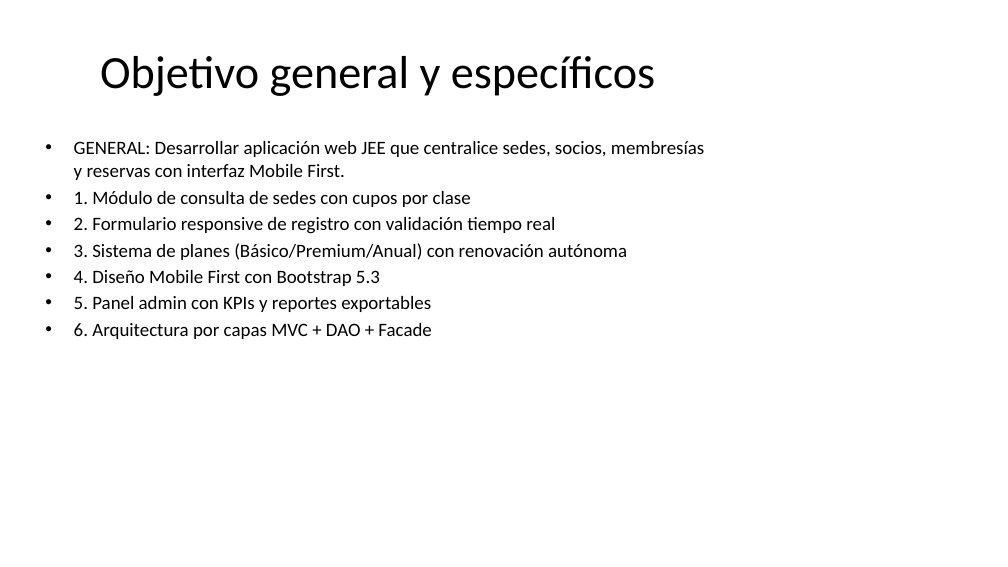
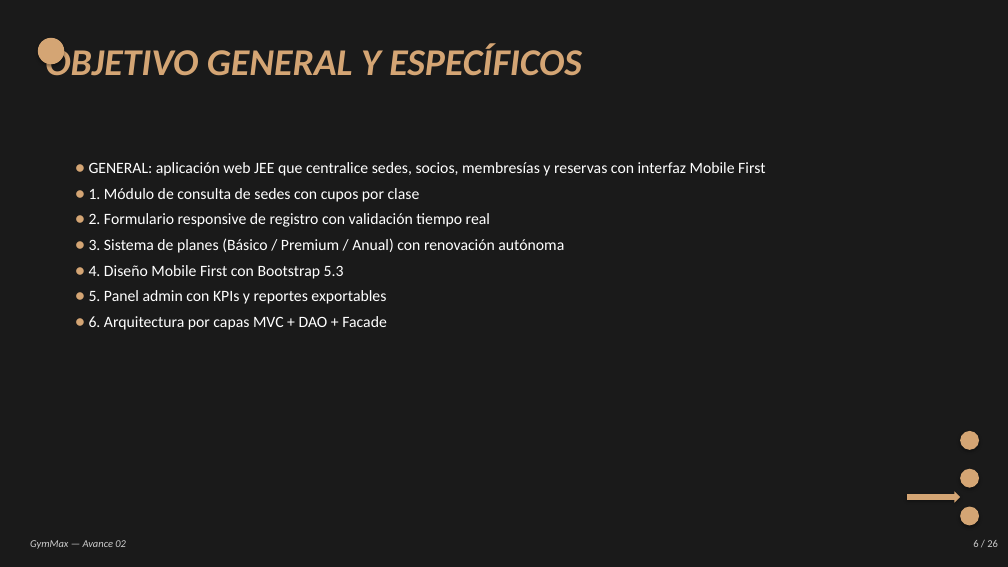
Before and after one commit to DPI9/gymmax-grupo3, a slide deck: slide 6 of Avance02/GymMax_Avance02.pptx. Drawn at 1008x567 pixels with LibreOffice and Linux fonts; fonts in the diff are those of the drawing. Boxes give left, top, right and bottom in pixels: in the first picture for what was removed or moved away, otherwise in the second. Text is boxed around its words. In the diff, an @@ line names an element or a change of style, - is before the commit and + after.

Commit message:
Mejorar PowerPoint con estilo visual del Avance 01 (fondo negro, beige, italic)

```diff
--- a/Avance02/GymMax_Avance02.pptx
+++ b/Avance02/GymMax_Avance02.pptx
@@ background #FFFFFF to #1A1A1A @@
@@ ellipse added at (38, 38, 64, 64), fill #D4A574 @@
@@ text at (45, 44, 582, 76): text changed; size 44 to 36 pt; text colour #000000 to #D4A574; bold on; italic on @@
-Objetivo general y específicos
+OBJETIVO GENERAL Y ESPECÍFICOS
@@ text "OBJETIVO GENERAL Y ESPECÍFICOS" at (45, 44, 582, 76): vertical alignment middle to top @@
@@ text at (89, 162, 765, 330): text changed; size 18 to 15 pt; text colour #000000 to #FFFFFF @@
-• GENERAL: Desarrollar aplicación web JEE que centralice sedes, socios, membresías y reservas con interfaz Mobile First.
-• 1. Módulo de consulta de sedes con cupos por clase
-• 2. Formulario responsive de registro con validación tiempo real
-• 3. Sistema de planes (Básico/Premium/Anual) con renovación autónoma
-• 4. Diseño Mobile First con Bootstrap 5.3
-• 5. Panel admin con KPIs y reportes exportables
-• 6. Arquitectura por capas MVC + DAO + Facade
+• GENERAL: aplicación web JEE que centralice sedes, socios, membresías y reservas con interfaz Mobile First
+• 1. Módulo de consulta de sedes con cupos por clase
+• 2. Formulario responsive de registro con validación tiempo real
+• 3. Sistema de planes (Básico / Premium / Anual) con renovación autónoma
+• 4. Diseño Mobile First con Bootstrap 5.3
+• 5. Panel admin con KPIs y reportes exportables
+• 6. Arquitectura por capas MVC + DAO + Facade
@@ ellipse added at (960, 431, 979, 450), fill #D4A574 @@
@@ ellipse added at (960, 469, 979, 488), fill #D4A574 @@
@@ right arrow added at (907, 492, 960, 503), fill #D4A574 @@
@@ ellipse added at (960, 507, 979, 526), fill #D4A574 @@
@@ text added at (30, 540, 126, 549), 10 pt, text #CCCCCC, italic @@
+GymMax — Avance 02
@@ text added at (973, 540, 998, 547), 10 pt, text #CCCCCC @@
+6 / 26
```
Also in this commit, not shown: 19 other slides changed, 6 slides added, 6 slides removed, 4 other files.
